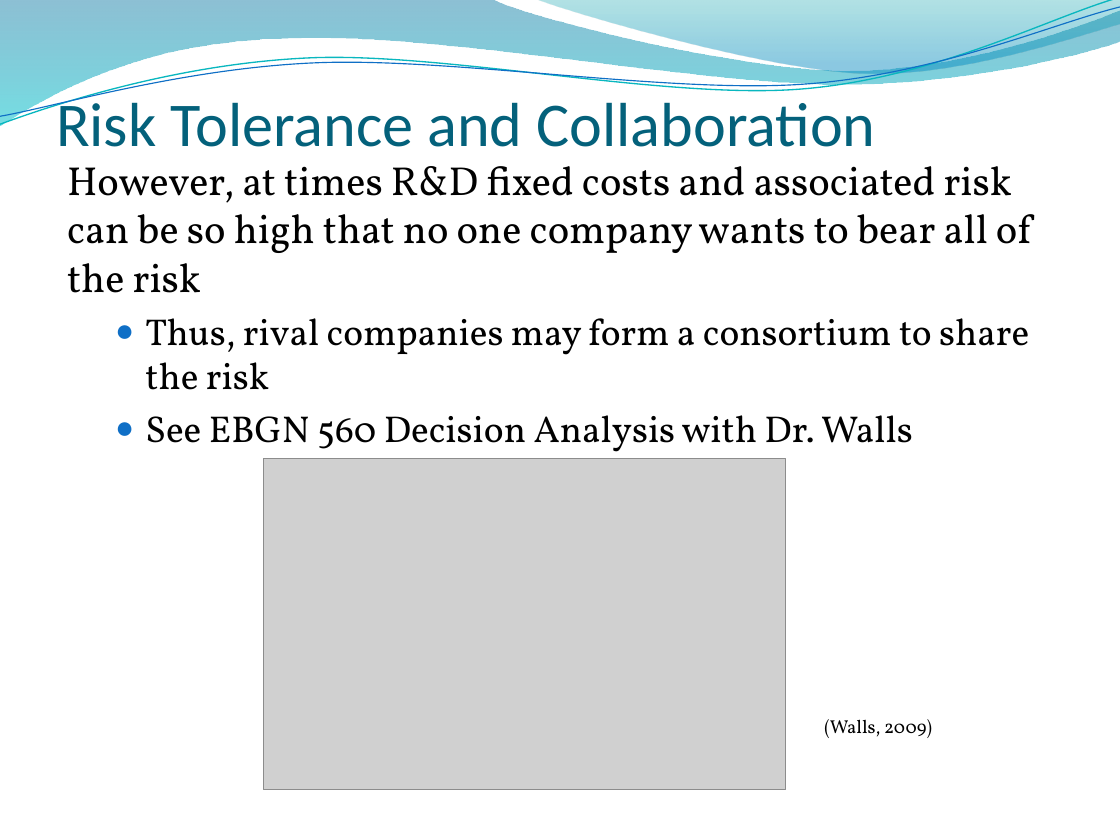
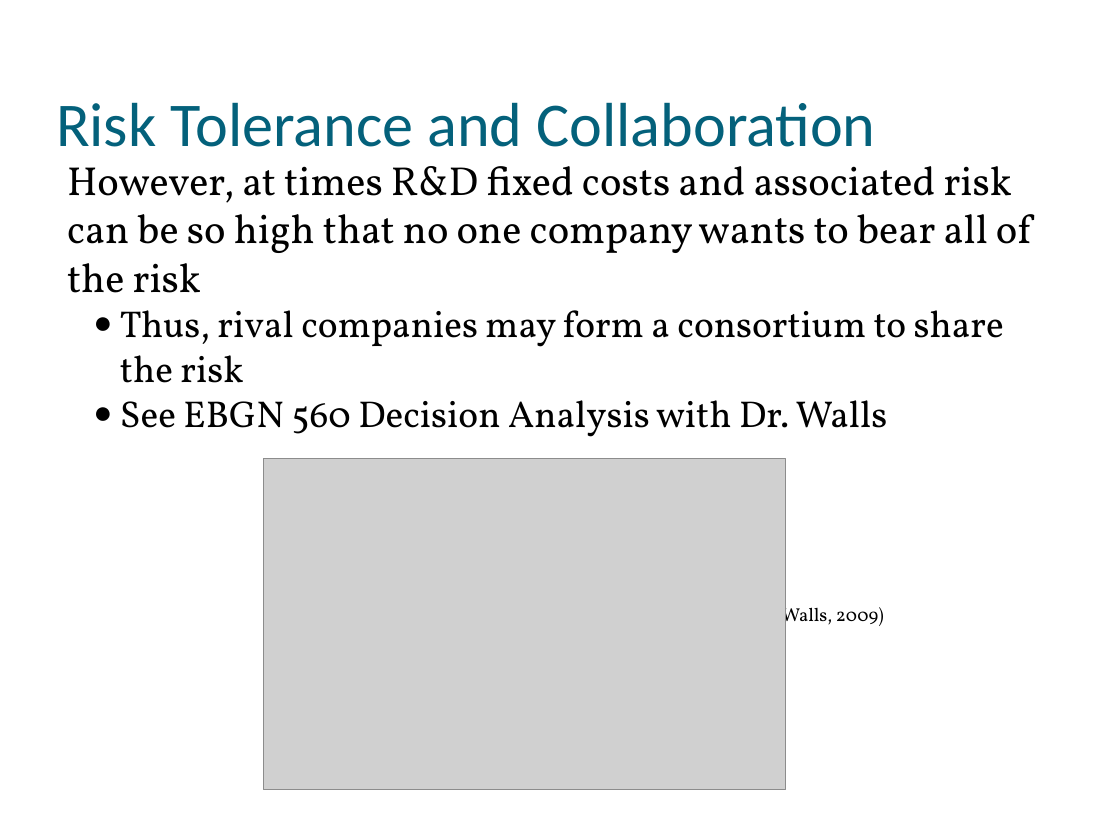
Before and after one commit to muff1nman/ClassNotes, a slide deck: slide 14 of Econ/PPT/S13_Lecture_10.pptx. Drawn at 1120x840 pixels with LibreOffice and Linux fonts; fonts in the diff are those of the drawing; grey boxes stand for pictures; background and template pictures are left out. Boxes give left, top, right and bottom in pixels: in the first picture for what was removed or moved away, otherwise in the second. Text is boxed around its words. In the diff, an @@ line names an element or a change of style, - is before the commit and + after.

```diff
--- a/Econ/PPT/S13_Lecture_10.pptx
+++ b/Econ/PPT/S13_Lecture_10.pptx
@@ freeform shape removed at bbox=[0, 0, 1120, 127] @@
@@ freeform shape removed at bbox=[0, 0, 1120, 131] @@
@@ freeform shape removed at bbox=[0, 7, 1120, 125] @@
@@ freeform shape removed at bbox=[536, 0, 1120, 77] @@
@@ text "Risk Tolerance and Collaboration" at bbox=[56, 102, 875, 147]: list level 2 to 1 in "Risk Tolerance and Collaboration" @@
@@ text "However, at times R&D fixed ..." at bbox=[67, 166, 1031, 630]: less space between paragraphs; indent changed; list level 2 to 1 in "(Walls, 2009)" @@
```
Also in this commit, not shown: 13 other slides changed, 12 other files.
